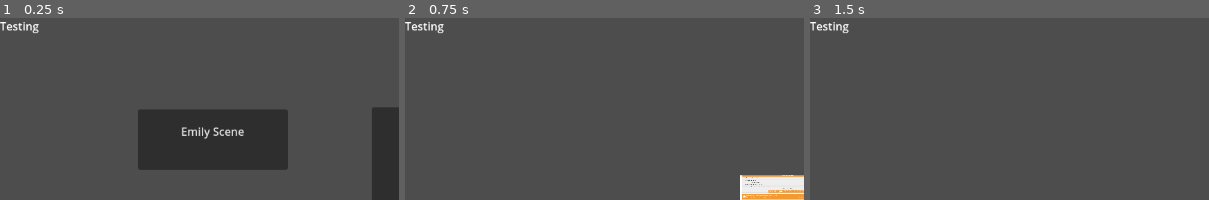
Above: before the commit, frames 1-3 (left to right).
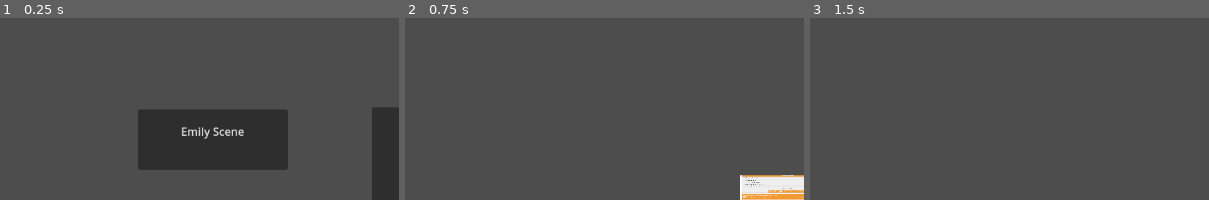
Above: after the commit, the same moments.

Repository: ryanwmiecz/2024HackathonWM
Game: Godot game, scene res://Levels/scene_selector.tscn
Same seed, same stepped clock (60 frames per second), same inputs: the game is played once before the commit and once after it.
Inputs:
- Up to frame 1 (0.25 s): no input
- Up to frame 2 (0.75 s): click "Emily Scene" at 0.5 s
- Up to frame 3 (1.5 s): tap Enter (ui_accept) at 1.25 s; hold Right (ui_right) from 1.28 s (still down); hold E (Interaction) from 1.28 s (still down)
The pictures show only the part of the screen within x 0-50%, y 0-50%; the shares and areas given below are measured in that part.

The runs differ from the first frame. In frame 1, 0.3% of the frame differs, in the area x 0-10%, y 2-9%; in frame 2, 0.3%; in frame 3, 0.3%.

Commit message:
InteractionManager

Diff:
--- a/2024hackthonattempt/EntityAttributes/interactions/InteractionManager.tscn
+++ b/2024hackthonattempt/EntityAttributes/interactions/InteractionManager.tscn
@@ -6,6 +6,8 @@
 script = ExtResource("1_1w1kx")
 
 [node name="Label" type="Label" parent="."]
-offset_right = 40.0
-offset_bottom = 23.0
+offset_left = -28.0
+offset_top = -64.0
+offset_right = 28.0
+offset_bottom = -41.0
 text = "Testing"
--- a/2024hackthonattempt/EntityAttributes/interactions/interaction/interaction_area.gd
+++ b/2024hackthonattempt/EntityAttributes/interactions/interaction/interaction_area.gd
@@ -12,8 +12,10 @@
 
 func _on_body_entered(body):
 	InteractionManager.register_area(self)
+	print("im here enter")
 
 
 
 func _on_body_exited(body):
 	InteractionManager.unregister_area(self)
+	print("im here exit")
--- a/2024hackthonattempt/EntityAttributes/interactions/interaction_manager.gd
+++ b/2024hackthonattempt/EntityAttributes/interactions/interaction_manager.gd
@@ -1,9 +1,9 @@
 extends Node2D
 
-@onready var player = get_tree().get_first_node_in_group("player")
+@onready var player = get_tree().get_first_node_in_group("Player")
 @onready var label = $Label
 
-const base_text = "e to"
+const base_text = "Press [E] to "
 
 var active_areas = []
 var can_interaction = true
@@ -24,8 +24,8 @@
 		label.global_position.y -= 36
 		label.global_position.x -= label.size.x/2
 		label.show()
-#	else:
-#		label.hide()
+	else:
+		label.hide()
 
 func _sort_by_distance_to_player(area1, area2):
 	var area1_to_player = player.global_position.distance_to(area1.global_position)
--- a/2024hackthonattempt/project.godot
+++ b/2024hackthonattempt/project.godot
@@ -13,7 +13,7 @@
 config/name="2024HackthonAttempt"
 run/main_scene="res://Levels/scene_selector.tscn"
 config/features=PackedStringArray("4.3", "Forward Plus")
-config/icon="res://icon.svg"
+<<<<<<<Updatedupstreamconfig/icon="res://icon.svg"
 
 [autoload]
 
